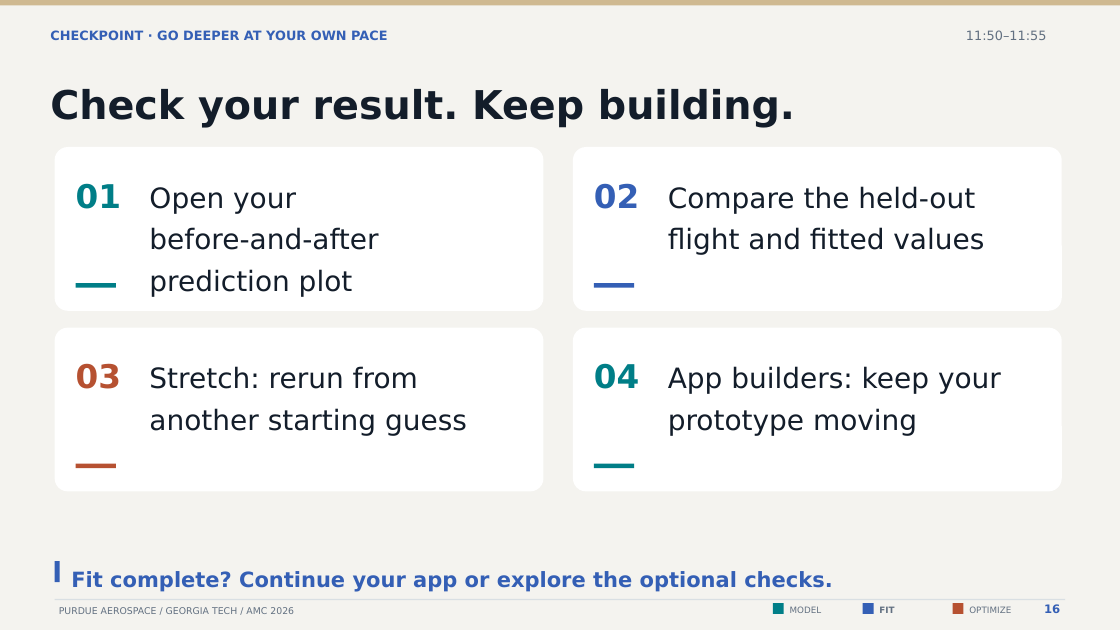
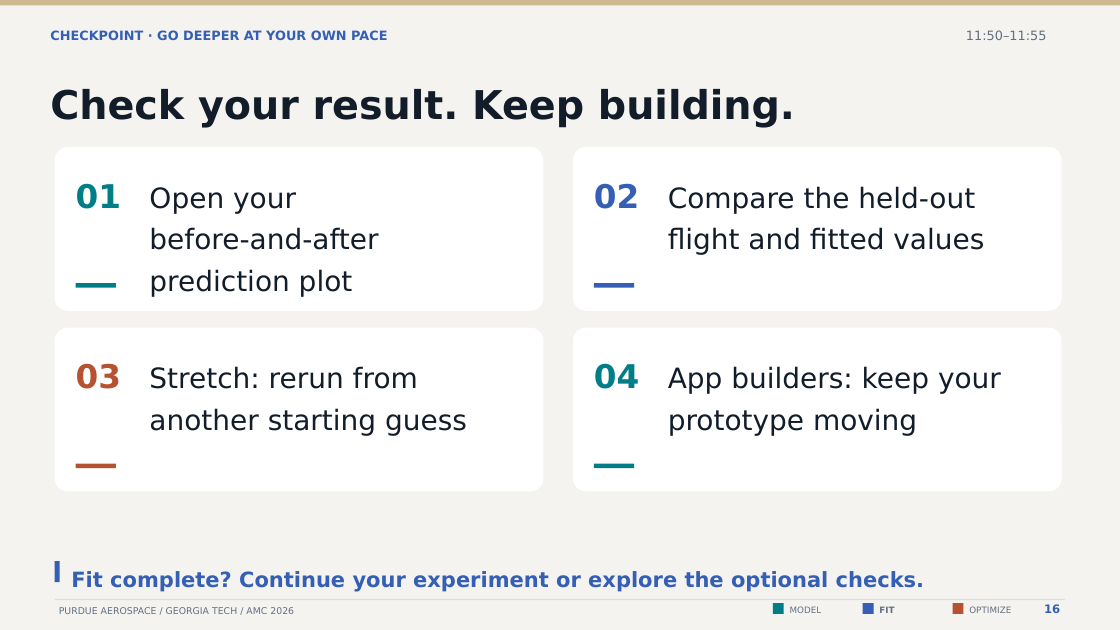
Before and after one commit to CogniPilot/rumoca-workshop, a slide deck: slide 16 of slides/workshop.pptx. Drawn at 1120x630 pixels with LibreOffice and Linux fonts; fonts in the diff are those of the drawing. Boxes give left, top, right and bottom in pixels: in the first picture for what was removed or moved away, otherwise in the second. Text is boxed around its words. In the diff, an @@ line names an element or a change of style, - is before the commit and + after.

```diff
--- a/slides/workshop.pptx
+++ b/slides/workshop.pptx
@@ text at [71, 571, 924, 592]: text changed @@
-Fit complete? Continue your app or explore the optional checks.
+Fit complete? Continue your experiment or explore the optional checks.
```
Also in this commit, not shown: 52 other files.
